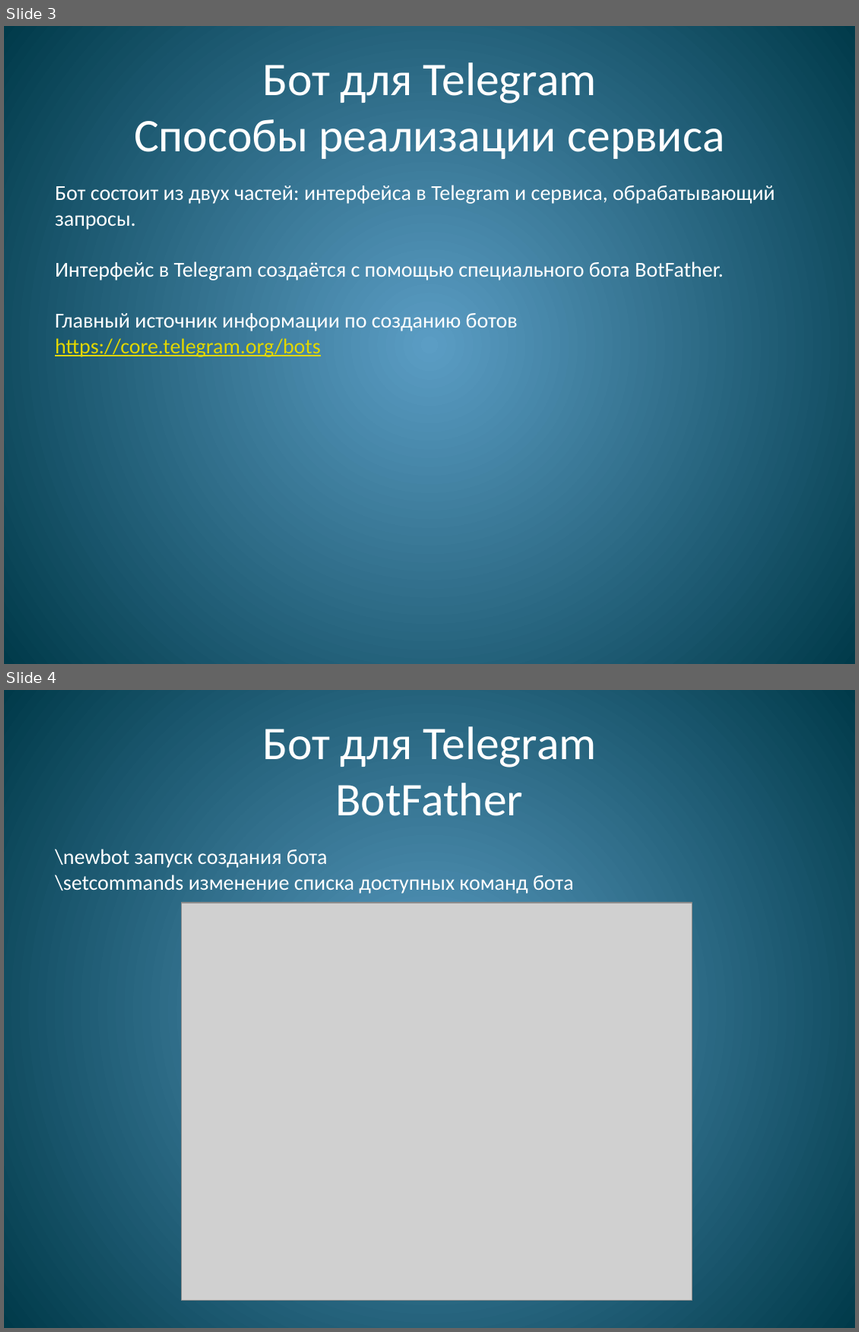
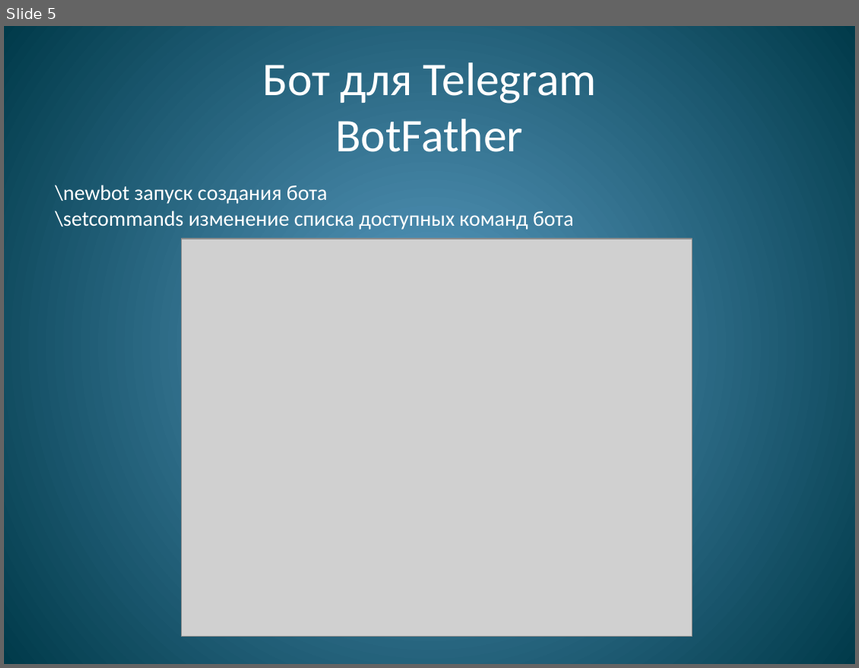
Before and after one commit to WrMax/TelegramDemo, a slide deck: Bot.pptx. Shown one above the other, each under a label of ours: slides 3 and 4 before the commit, slide 5 after it. The pictures are 859x1332 and 859x668 pixels, drawn with LibreOffice and Linux fonts; fonts in the diff are those of the drawing; grey boxes stand for pictures. Boxes give left, top, right and bottom in pixels: in the first picture for what was removed or moved away, otherwise in the second. Text is boxed around its words. In the diff, an @@ line names an element or a change of style, - is before the commit and + after.

```diff
--- a/Bot.pptx
+++ b/Bot.pptx
@@ slide 3 removed at <box>4,26,855,664</box>, background gradient #5C9CC4 to #003B4B @@
@@ title removed at <box>134,62,724,159</box> @@
-Бот для Telegram
-Способы реализации сервиса
@@ text removed at <box>55,185,775,358</box> @@
-Бот состоит из двух частей: интерфейса в Telegram и сервиса, обрабатывающий запросы.
-Интерфейс в Telegram создаётся с помощью специального бота BotFather.
-Главный источник информации по созданию ботов
-https://core.telegram.org/bots
@@ what was slide 4 is now slide 5 @@
```
Also in this commit, not shown: 8 slides changed, 3 slides added, 1 other slide removed, 1 other file.
